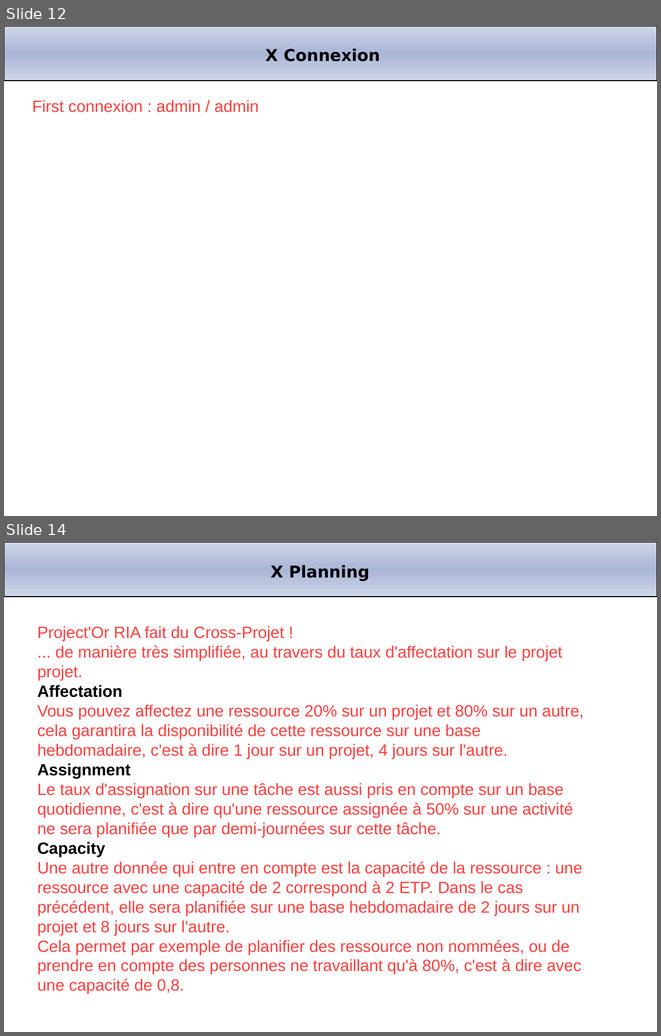
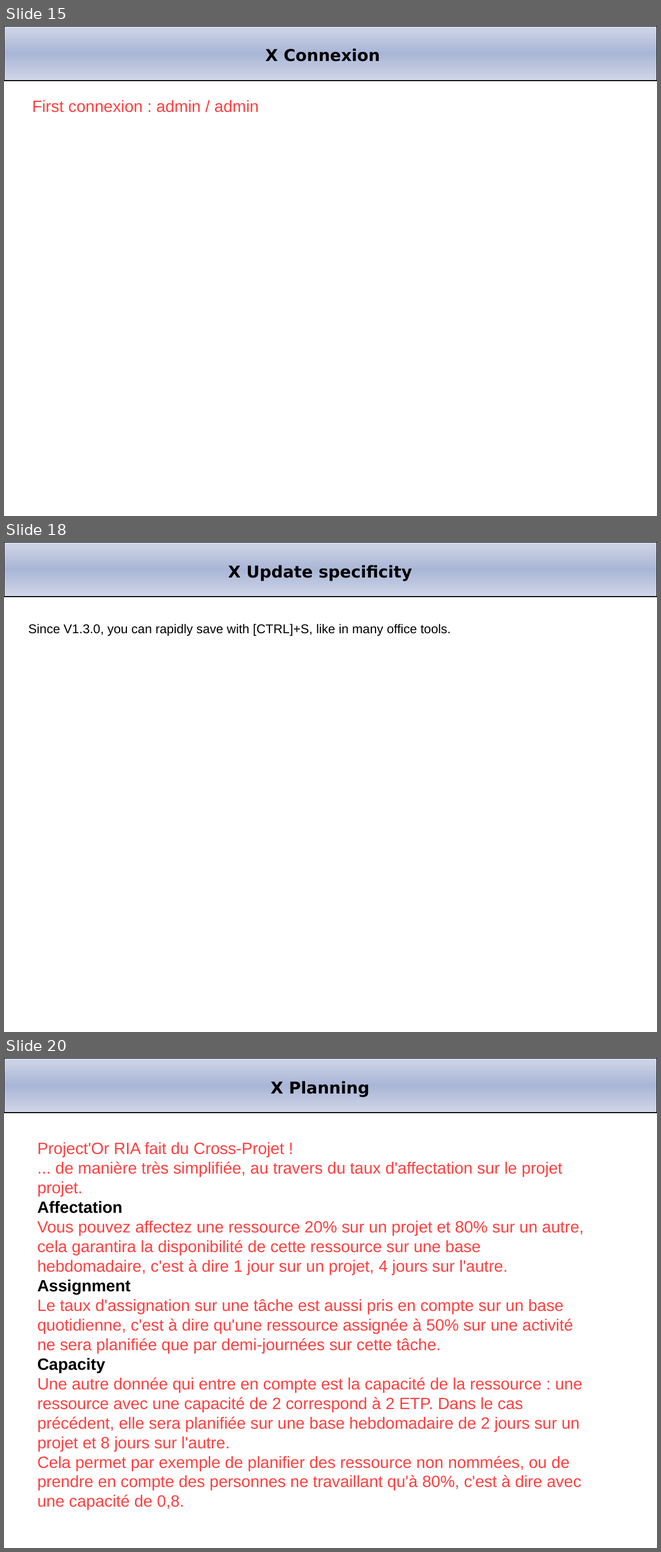
Before and after one commit to babynus/projeqtor, a slide deck: branches/V1.4/projector/manual/Project'Or RIA.ppt. Shown one above the other, each under a label of ours: slides 12 and 14 before the commit, slides 15, 18 and 20 after it; the slides between them are not shown. The pictures are 661x1036 and 661x1552 pixels, drawn with LibreOffice and Linux fonts; fonts in the diff are those of the drawing; background and template pictures are left out. Boxes give left, top, right and bottom in pixels: in the first picture for what was removed or moved away, otherwise in the second. Text is boxed around its words. In the diff, an @@ line names an element or a change of style, - is before the commit and + after.

```diff
--- a/branches/V1.4/projector/manual/Project'Or RIA.ppt
+++ b/branches/V1.4/projector/manual/Project'Or RIA.ppt
@@ slide 18 added at (4, 542, 657, 1032), background #FFFFFF; not listed: 1 template element that a slide beside it also shows @@
@@ title added at (228, 565, 412, 581), 18 pt, text #000000, bold @@
+X Update specificity
@@ text added at (28, 624, 451, 636), 14 pt, text #000000 @@
+Since V1.3.0, you can rapidly save with [CTRL]+S, like in many office tools.
@@ what was slide 12 is now slide 15 @@
@@ what was slide 14 is now slide 20 @@
```
Also in this commit, not shown: 2 slides changed, 7 other slides added, 1 slide removed, 1 other file.
